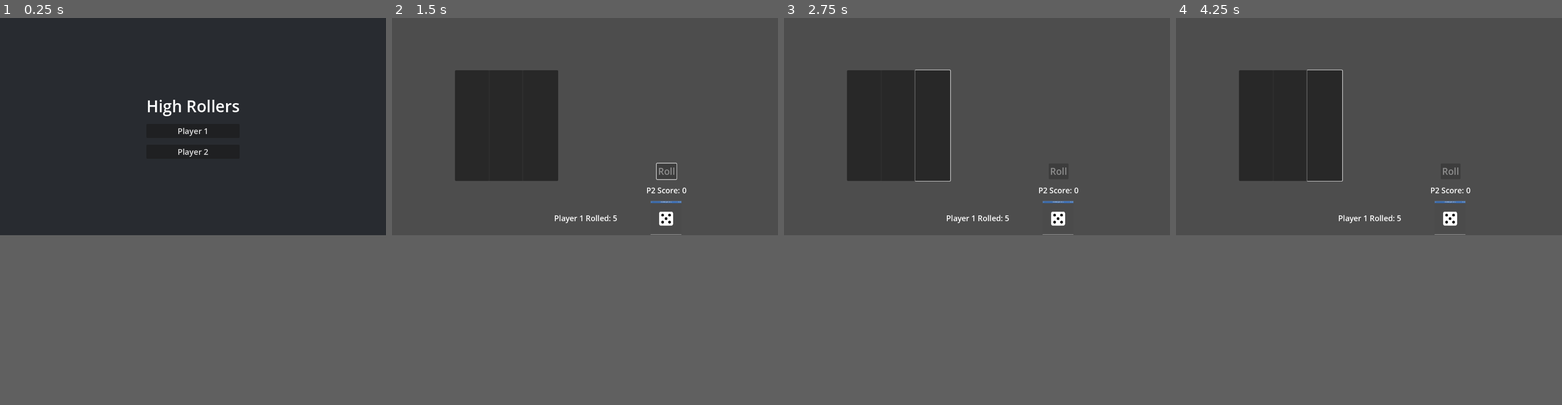
Above: before the commit, frames 1-4 (left to right).
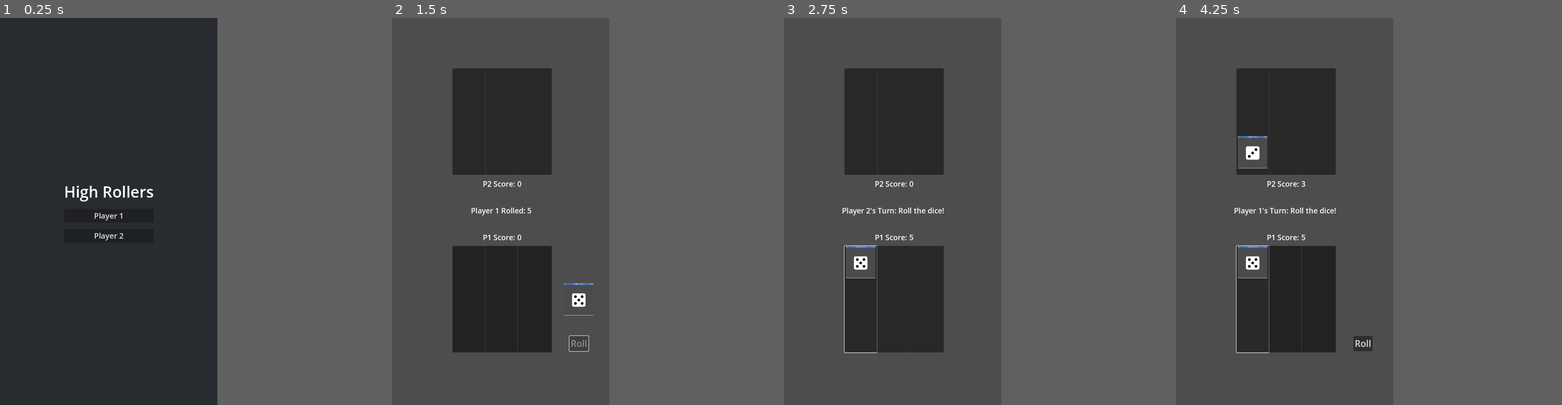
Above: after the commit, the same moments.

Repository: ggary104/High-Rollers
Game: Godot game, scene res://scenes/main_menu.tscn
Same seed, same stepped clock (60 frames per second), same inputs: the game is played once before the commit and once after it.
Inputs (mouse positions are in pixels of both pictures, inside the frame that each line leads up to):
- Up to frame 1 (0.25 s): no input
- Up to frame 2 (1.5 s): click "Player 1" at 0.5 s; click "Roll" at 1.25 s
- Up to frame 3 (2.75 s): click (919, 176) at 2.02 s
- Up to frame 4 (4.25 s): tap Enter at 2.75 s; tap Space at 3.5 s
The window is 799x449 before the commit and 450x800 after it. Grey fills any space a smaller window leaves; there, only what the larger window draws over its background counts as a difference.

The runs differ from the first frame. In frame 1, 0.8% of the frame differs, in the area x 16-62%, y 21-58%; in frame 2, 9.2%; in frame 3, 8.6%; in frame 4, 9.4%, in the area x 15-77%, y 13-87%.

Commit message:
Updated Camera

Diff:
--- a/game/project.godot
+++ b/game/project.godot
@@ -20,6 +20,11 @@
 GameManager="*res://scripts/GameManager.gd"
 SceneManager="*res://scripts/SceneManager.gd"
 
+[display]
+
+window/size/viewport_width=675
+window/size/viewport_height=1200
+
 [rendering]
 
 renderer/rendering_method="mobile"
